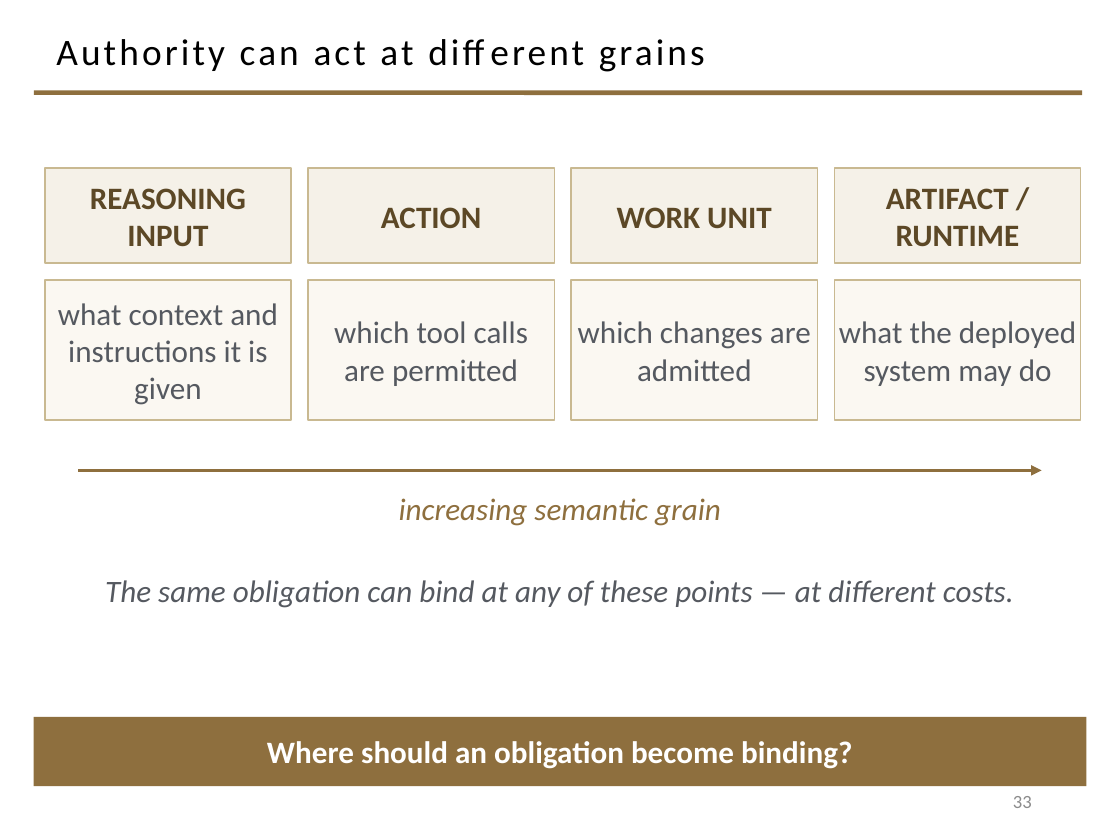
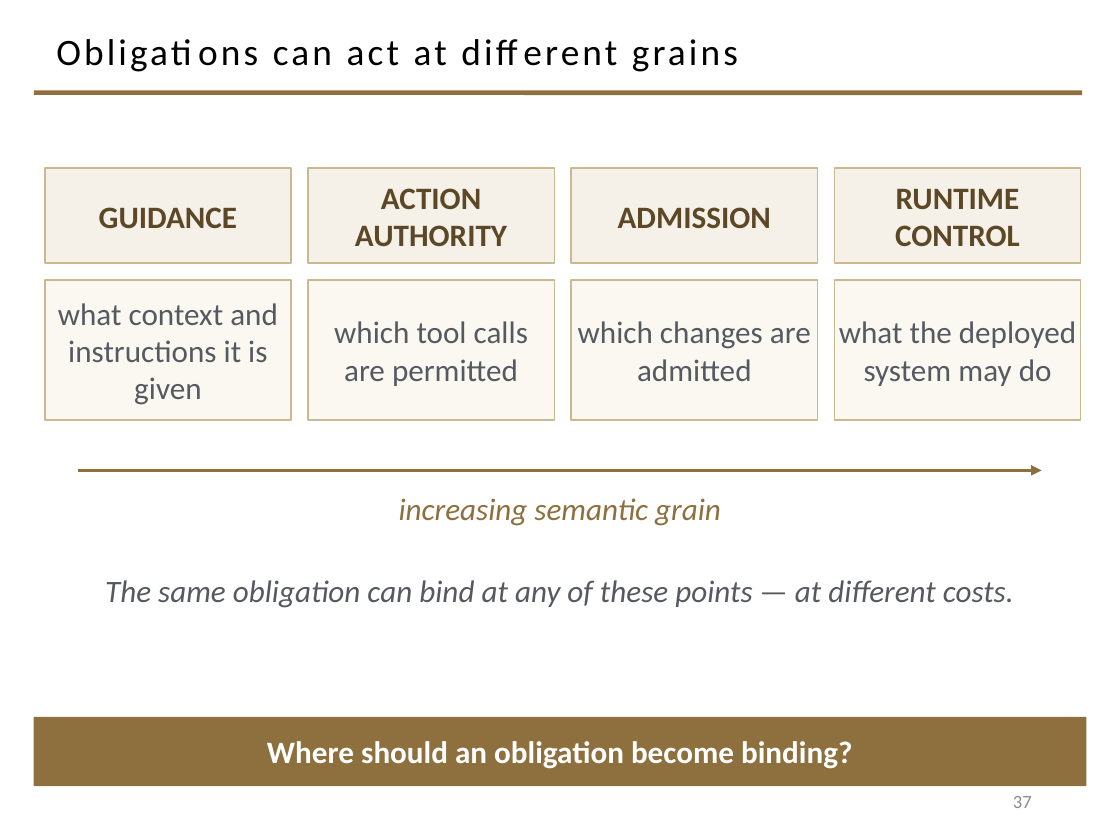
Before and after one commit to davisjam/model-based-agentic-software-engineering, a slide deck: slide 37 of course/lectures/act-2-building-systems-and-governing-changes/01-agent-levers/2-1-Agents.pptx (slide 33 before the commit). Drawn at 1120x840 pixels with LibreOffice and Linux fonts; fonts in the diff are those of the drawing; background and template pictures are left out. Boxes give left, top, right and bottom in pixels: in the first picture for what was removed or moved away, otherwise in the second. Text is boxed around its words. In the diff, an @@ line names an element or a change of style, - is before the commit and + after.

```diff
--- a/course/lectures/act-2-building-systems-and-governing-changes/01-agent-levers/2-1-Agents.pptx
+++ b/course/lectures/act-2-building-systems-and-governing-changes/01-agent-levers/2-1-Agents.pptx
@@ title at <box>273,39,738,72</box>: text changed @@
-Authority can act at different grains
+Obligations can act at different grains
@@ text in rectangle at <box>99,207,237,229</box>: text changed @@
-REASONING INPUT
+GUIDANCE
@@ text in rectangle at <box>355,188,507,247</box>: text changed @@
-ACTION
+ACTION AUTHORITY
@@ text in rectangle at <box>618,207,771,228</box>: text changed @@
-WORK UNIT
+ADMISSION
@@ text in rectangle at <box>895,189,1020,246</box>: text changed @@
-ARTIFACT / RUNTIME
+RUNTIME CONTROL
@@ page number at <box>1013,796,1032,808</box>: text changed @@
-33
+37
```
Also in this commit, not shown: 14 other slides changed, 6 slides added.
